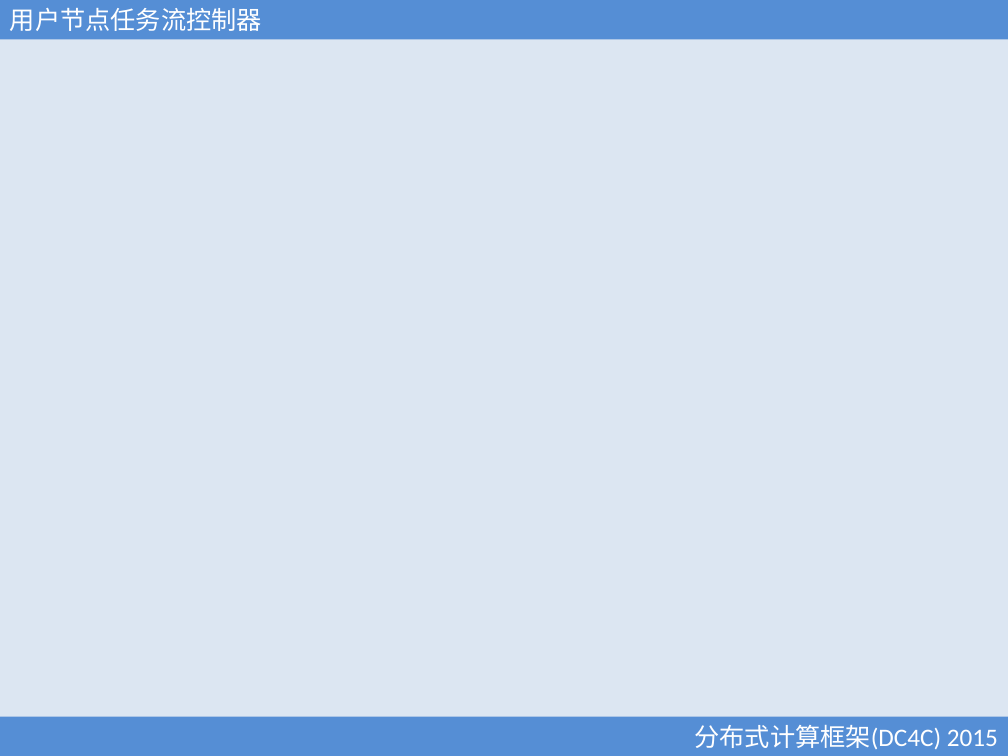
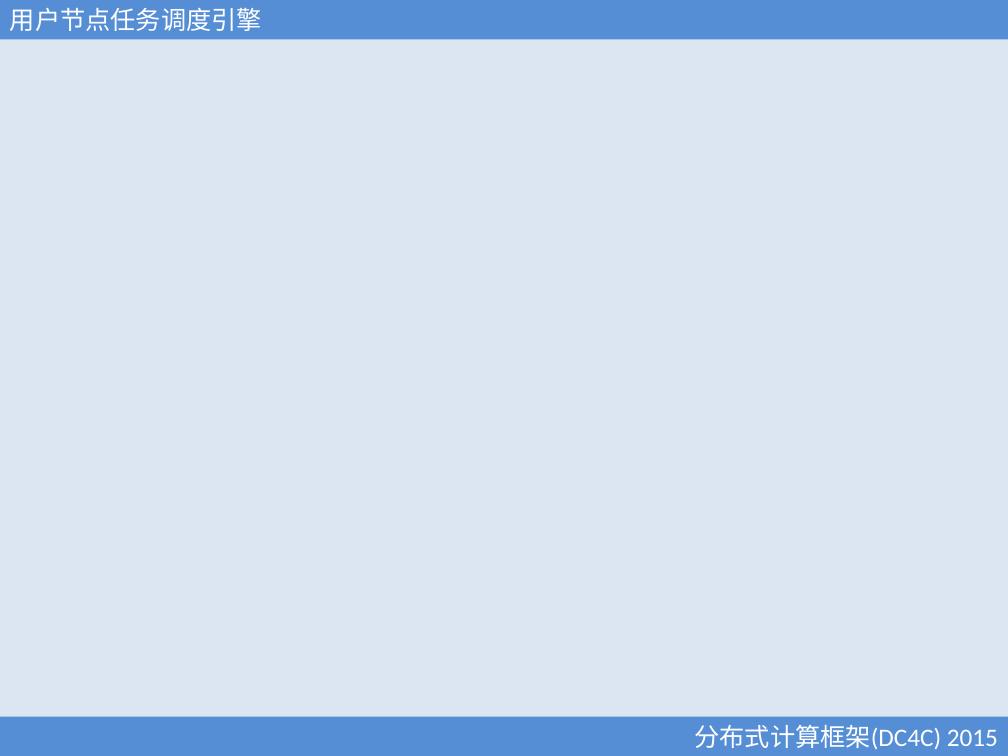
Before and after one commit to xubingyue/dc4c, a slide deck: slide 20 of doc/DC4C.ppt. Drawn at 1008x756 pixels with LibreOffice and Linux fonts; fonts in the diff are those of the drawing; background and template pictures are left out. Boxes give left, top, right and bottom in pixels: in the first picture for what was removed or moved away, otherwise in the second. Text is boxed around its words. In the diff, an @@ line names an element or a change of style, - is before the commit and + after.

```diff
--- a/doc/DC4C.ppt
+++ b/doc/DC4C.ppt
@@ text in rectangle at box(10, 8, 262, 31): text changed @@
-用户节点任务流控制器
+用户节点任务调度引擎
```
Also in this commit, not shown: 5 other slides changed, 55 other files.
